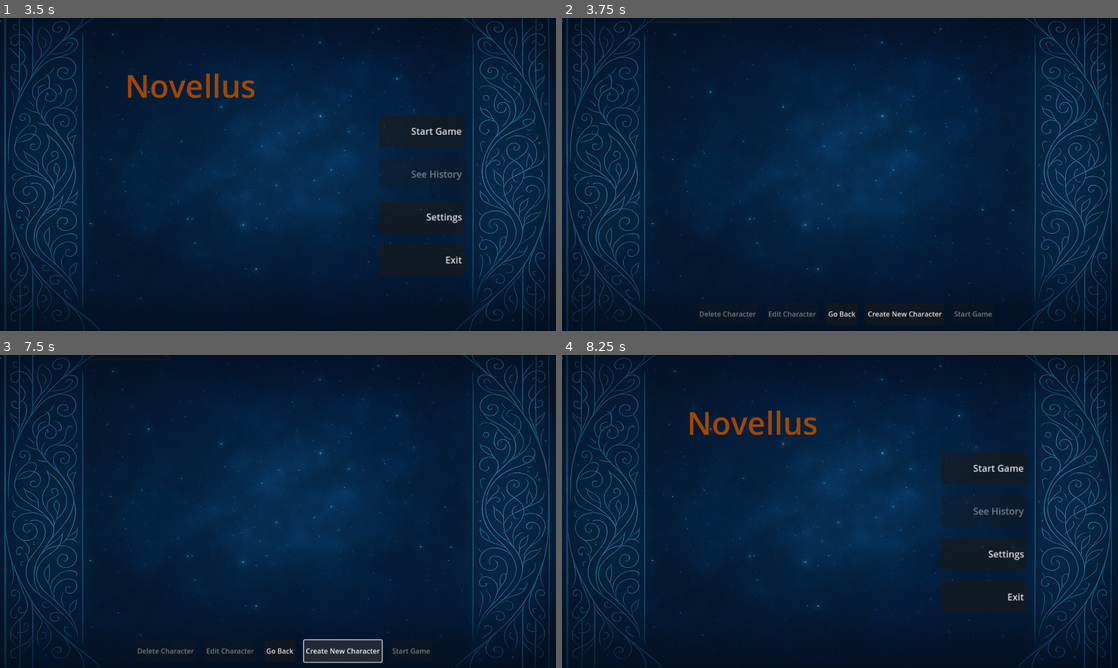
Above: before the commit, frames 1-4 (two rows, left to right).
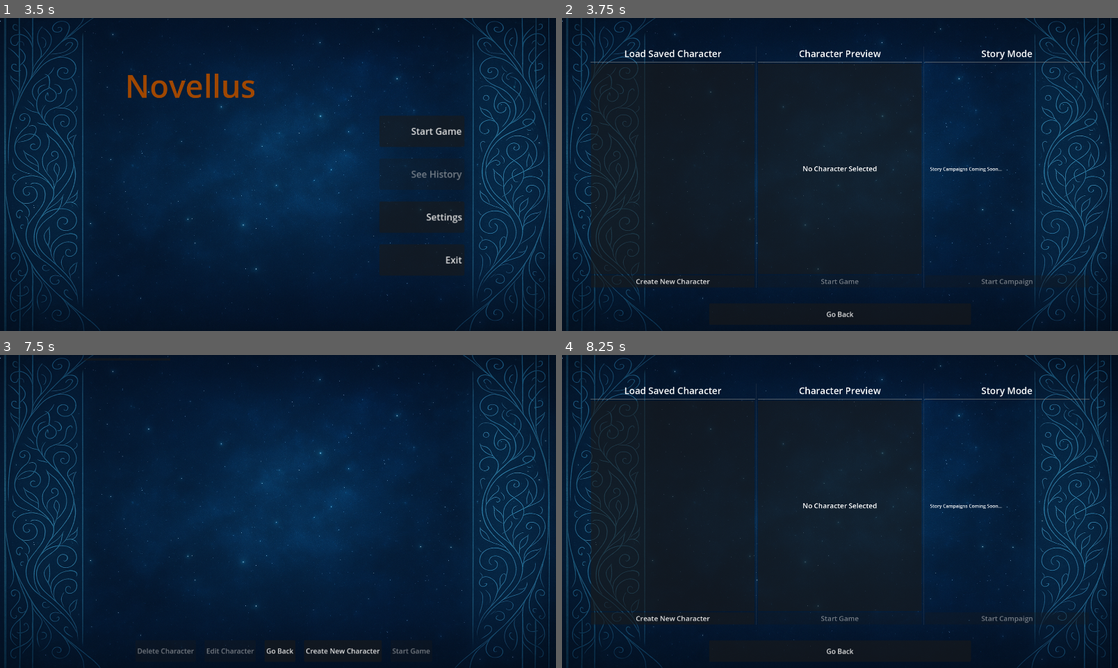
Above: after the commit, the same moments.

Repository: Suraru/Novellus
Game: Godot game, scene res://scenes/mainmenu/MainMenu.tscn
The game is run twice, just before and just after one commit, with the same random seed, the same clock (stepped at 60 frames per second) and the same inputs.
Inputs:
- Up to frame 1 (3.5 s): click "Settings" at 0.5 s; click "Go Back" at 1.25 s; click "Settings" at 2 s; click "Confirm" at 2.75 s
- Up to frame 2 (3.75 s): click "Start Game" at 3.5 s
- Up to frame 3 (7.5 s): click "Go Back" at 4.25 s; click "Settings" at 5 s; click "Confirm" at 5.75 s; click "Start Game" at 6.5 s; click "Create New Character" at 7.25 s
- Up to frame 4 (8.25 s): click "Go Back" at 8 s

Frame 1 is identical in both runs. In frame 2, 17% of the frame differs, in the area x 5-95%, y 1-96%; in frame 3, 0.2%; in frame 4, 19%, in the area x 5-95%, y 10-97%.
Error before the commit: Attempt to call function 'store_string' in base 'null instance' on a null instance. (res://scripts/mainmenu/CharacterCreator.gd:97)

Commit message:
Added save selection

Diff:
--- /dev/null
+++ b/scenes/mainmenu/GameStart.tscn
@@ -0,0 +1,217 @@
+[gd_scene load_steps=3 format=3 uid="uid://1we5jji8o2o7"]
+
+[ext_resource type="Script" uid="uid://6tprynu0p8it" path="res://scripts/mainmenu/GameStart.gd" id="1_sw73k"]
+[ext_resource type="Texture2D" uid="uid://gap08bo5upnl" path="res://assets/background/characterbg.png" id="2_axt7q"]
+
+[node name="GameStart" type="Control"]
+layout_mode = 3
+anchors_preset = 15
+anchor_right = 1.0
+anchor_bottom = 1.0
+grow_horizontal = 2
+grow_vertical = 2
+script = ExtResource("1_sw73k")
+
+[node name="Characterbg" type="Sprite2D" parent="."]
+scale = Vector2(1.25, 1.05469)
+texture = ExtResource("2_axt7q")
+centered = false
+
+[node name="MainContainer" type="HBoxContainer" parent="."]
+layout_mode = 1
+anchors_preset = 15
+anchor_right = 1.0
+anchor_bottom = 1.0
+offset_left = 100.0
+offset_top = 100.0
+offset_right = -100.0
+offset_bottom = -150.0
+grow_horizontal = 2
+grow_vertical = 2
+
+[node name="SaveFilesPanel" type="VBoxContainer" parent="MainContainer"]
+layout_mode = 2
+size_flags_horizontal = 3
+
+[node name="Label" type="Label" parent="MainContainer/SaveFilesPanel"]
+layout_mode = 2
+theme_override_font_sizes/font_size = 32
+text = "Load Saved Character"
+horizontal_alignment = 1
+
+[node name="HSeparator" type="HSeparator" parent="MainContainer/SaveFilesPanel"]
+layout_mode = 2
+
+[node name="SaveFileList" type="ItemList" parent="MainContainer/SaveFilesPanel"]
+layout_mode = 2
+size_flags_vertical = 3
+allow_reselect = true
+max_columns = 0
+same_column_width = true
+
+[node name="NewCharacterButton" type="Button" parent="MainContainer/SaveFilesPanel"]
+layout_mode = 2
+size_flags_horizontal = 3
+theme_override_font_sizes/font_size = 24
+text = "Create New Character"
+
+[node name="VSeparator" type="VSeparator" parent="MainContainer"]
+layout_mode = 2
+
+[node name="CharacterPreviewPanel" type="VBoxContainer" parent="MainContainer"]
+layout_mode = 2
+size_flags_horizontal = 3
+
+[node name="Label" type="Label" parent="MainContainer/CharacterPreviewPanel"]
+layout_mode = 2
+theme_override_font_sizes/font_size = 32
+text = "Character Preview"
+horizontal_alignment = 1
+
+[node name="HSeparator" type="HSeparator" parent="MainContainer/CharacterPreviewPanel"]
+layout_mode = 2
+
+[node name="CharacterInfoPanel" type="PanelContainer" parent="MainContainer/CharacterPreviewPanel"]
+layout_mode = 2
+size_flags_vertical = 3
+
+[node name="VBoxContainer" type="VBoxContainer" parent="MainContainer/CharacterPreviewPanel/CharacterInfoPanel"]
+layout_mode = 2
+
+[node name="NoCharacterLabel" type="Label" parent="MainContainer/CharacterPreviewPanel/CharacterInfoPanel/VBoxContainer"]
+layout_mode = 2
+size_flags_vertical = 6
+theme_override_font_sizes/font_size = 24
+text = "No Character Selected"
+horizontal_alignment = 1
+vertical_alignment = 1
+
+[node name="CharacterPortrait" type="TextureRect" parent="MainContainer/CharacterPreviewPanel/CharacterInfoPanel/VBoxContainer"]
+visible = false
+layout_mode = 2
+size_flags_vertical = 3
+expand_mode = 1
+stretch_mode = 5
+
+[node name="CharacterDetails" type="VBoxContainer" parent="MainContainer/CharacterPreviewPanel/CharacterInfoPanel/VBoxContainer"]
+visible = false
+layout_mode = 2
+size_flags_vertical = 3
+
+[node name="NameLabel" type="Label" parent="MainContainer/CharacterPreviewPanel/CharacterInfoPanel/VBoxContainer/CharacterDetails"]
+layout_mode = 2
+theme_override_font_sizes/font_size = 28
+text = "Character Name"
+horizontal_alignment = 1
+
+[node name="DetailGrid" type="GridContainer" parent="MainContainer/CharacterPreviewPanel/CharacterInfoPanel/VBoxContainer/CharacterDetails"]
+layout_mode = 2
+size_flags_vertical = 3
+columns = 2
+
+[node name="AgeLabel" type="Label" parent="MainContainer/CharacterPreviewPanel/CharacterInfoPanel/VBoxContainer/CharacterDetails/DetailGrid"]
+layout_mode = 2
+size_flags_horizontal = 3
+text = "Age:"
+
+[node name="AgeValue" type="Label" parent="MainContainer/CharacterPreviewPanel/CharacterInfoPanel/VBoxContainer/CharacterDetails/DetailGrid"]
+layout_mode = 2
+size_flags_horizontal = 3
+text = "25"
+
+[node name="RaceLabel" type="Label" parent="MainContainer/CharacterPreviewPanel/CharacterInfoPanel/VBoxContainer/CharacterDetails/DetailGrid"]
+layout_mode = 2
+size_flags_horizontal = 3
+text = "Race:"
+
+[node name="RaceValue" type="Label" parent="MainContainer/CharacterPreviewPanel/CharacterInfoPanel/VBoxContainer/CharacterDetails/DetailGrid"]
+layout_mode = 2
+size_flags_horizontal = 3
+text = "Human"
+
+[node name="GenderLabel" type="Label" parent="MainContainer/CharacterPreviewPanel/CharacterInfoPanel/VBoxContainer/CharacterDetails/DetailGrid"]
+layout_mode = 2
+size_flags_horizontal = 3
+text = "Gender:"
+
+[node name="GenderValue" type="Label" parent="MainContainer/CharacterPreviewPanel/CharacterInfoPanel/VBoxContainer/CharacterDetails/DetailGrid"]
+layout_mode = 2
+size_flags_horizontal = 3
+text = "Male"
+
+[node name="LifestageLabel" type="Label" parent="MainContainer/CharacterPreviewPanel/CharacterInfoPanel/VBoxContainer/CharacterDetails/DetailGrid"]
+layout_mode = 2
+size_flags_horizontal = 3
+text = "Lifestage:"
+
+[node name="LifestageValue" type="Label" parent="MainContainer/CharacterPreviewPanel/CharacterInfoPanel/VBoxContainer/CharacterDetails/DetailGrid"]
+layout_mode = 2
+size_flags_horizontal = 3
+text = "Adult"
+
+[node name="StartButton" type="Button" parent="MainContainer/CharacterPreviewPanel"]
+layout_mode = 2
+size_flags_horizontal = 3
+theme_override_font_sizes/font_size = 24
+disabled = true
+text = "Start Game"
+
+[node name="VSeparator2" type="VSeparator" parent="MainContainer"]
+layout_mode = 2
+
+[node name="StoryModePanel" type="VBoxContainer" parent="MainContainer"]
+layout_mode = 2
+size_flags_horizontal = 3
+
+[node name="Label" type="Label" parent="MainContainer/StoryModePanel"]
+layout_mode = 2
+theme_override_font_sizes/font_size = 32
+text = "Story Mode"
+horizontal_alignment = 1
+
+[node name="HSeparator" type="HSeparator" parent="MainContainer/StoryModePanel"]
+layout_mode = 2
+
+[node name="StoryModeGrid" type="GridContainer" parent="MainContainer/StoryModePanel"]
+layout_mode = 2
+size_flags_vertical = 3
+columns = 2
+
+[node name="StoryModeMessage" type="Label" parent="MainContainer/StoryModePanel/StoryModeGrid"]
+layout_mode = 2
+size_flags_horizontal = 3
+size_flags_vertical = 6
+text = "Story Campaigns Coming Soon..."
+horizontal_alignment = 1
+vertical_alignment = 1
+
+[node name="StoryModeButton" type="Button" parent="MainContainer/StoryModePanel"]
+layout_mode = 2
+size_flags_horizontal = 3
+theme_override_font_sizes/font_size = 24
+disabled = true
+text = "Start Campaign"
+
+[node name="ButtonPanel" type="HBoxContainer" parent="."]
+layout_mode = 1
+anchors_preset = 7
+anchor_left = 0.5
+anchor_top = 1.0
+anchor_right = 0.5
+anchor_bottom = 1.0
+offset_left = -452.0
+offset_top = -94.9999
+offset_right = 151.0
+offset_bottom = -45.0
+grow_horizontal = 2
+grow_vertical = 0
+scale = Vector2(1.5, 1.5)
+theme_override_constants/separation = 20
+alignment = 1
+
+[node name="BackButton" type="Button" parent="ButtonPanel"]
+layout_mode = 2
+size_flags_horizontal = 3
+text = "Go Back"
+icon_alignment = 1
+expand_icon = true
--- a/scenes/mainmenu/CharacterCreator.tscn
+++ b/scenes/mainmenu/charactercreator/CharacterSelection.tscn
@@ -1,9 +1,9 @@
-[gd_scene load_steps=3 format=3 uid="uid://b5jv0whhdbq47"]
+[gd_scene load_steps=3 format=3 uid="uid://b5d7ixu8cu34h"]
 
-[ext_resource type="Script" uid="uid://b3xiod540ys6x" path="res://scripts/mainmenu/CharacterCreator.gd" id="1_7000d"]
+[ext_resource type="Script" uid="uid://ypvveh8hf7au" path="res://scripts/mainmenu/charactercreator/CharacterSelection.gd" id="1_7000d"]
 [ext_resource type="Texture2D" uid="uid://gap08bo5upnl" path="res://assets/background/characterbg.png" id="2_2fgg6"]
 
-[node name="CharacterCreator" type="Control"]
+[node name="CharacterSelection" type="Control"]
 layout_mode = 3
 anchors_preset = 15
 anchor_right = 1.0
--- /dev/null
+++ b/scripts/mainmenu/GameStart.gd
@@ -0,0 +1,117 @@
+extends Control
+
+@onready var save_file_list = $MainContainer/SaveFilesPanel/SaveFileList
+@onready var new_character_button = $MainContainer/SaveFilesPanel/NewCharacterButton
+@onready var no_character_label = $MainContainer/CharacterPreviewPanel/CharacterInfoPanel/VBoxContainer/NoCharacterLabel
+@onready var character_portrait = $MainContainer/CharacterPreviewPanel/CharacterInfoPanel/VBoxContainer/CharacterPortrait
+@onready var character_details = $MainContainer/CharacterPreviewPanel/CharacterInfoPanel/VBoxContainer/CharacterDetails
+@onready var name_label = $MainContainer/CharacterPreviewPanel/CharacterInfoPanel/VBoxContainer/CharacterDetails/NameLabel
+@onready var age_value = $MainContainer/CharacterPreviewPanel/CharacterInfoPanel/VBoxContainer/CharacterDetails/DetailGrid/AgeValue
+@onready var race_value = $MainContainer/CharacterPreviewPanel/CharacterInfoPanel/VBoxContainer/CharacterDetails/DetailGrid/RaceValue
+@onready var gender_value = $MainContainer/CharacterPreviewPanel/CharacterInfoPanel/VBoxContainer/CharacterDetails/DetailGrid/GenderValue
+@onready var lifestage_value = $MainContainer/CharacterPreviewPanel/CharacterInfoPanel/VBoxContainer/CharacterDetails/DetailGrid/LifestageValue
+@onready var start_button = $MainContainer/CharacterPreviewPanel/StartButton
+@onready var back_button = $ButtonPanel/BackButton
+
+var characters = []
+var selected_file_path := ""
+const GlobalFormulas = preload("res://scripts/global_formulas.gd")
+
+func _ready():
+	# Connect signals
+	save_file_list.item_selected.connect(_on_character_selected)
+	new_character_button.pressed.connect(_on_new_character_pressed)
+	start_button.pressed.connect(_on_start_pressed)
+	back_button.pressed.connect(_on_back_pressed)
+
+	# Load character save files
+	_load_saved_characters()
+
+func _load_saved_characters():
+	save_file_list.clear()
+	characters.clear()
+	selected_file_path = ""
+	start_button.disabled = true
+
+	var dir = DirAccess.open("res://characters")
+	if dir:
+		dir.list_dir_begin()
+		var file_name = dir.get_next()
+		var found = false
+		while file_name != "":
+			if file_name.ends_with(".json"):
+				var file = FileAccess.open("res://characters/" + file_name, FileAccess.READ)
+				if file:
+					var json_text = file.get_as_text()
+					var json = JSON.parse_string(json_text)
+					if typeof(json) == TYPE_DICTIONARY:
+						found = true
+						characters.append({
+							"data": json,
+							"file": "res://characters/" + file_name
+						})
+						var label = "%s | Age: %s | Race: %s" % [
+							json.get("fullname", "Unknown"),
+							str(json.get("age", "??")),
+							json.get("race", "Unknown")
+						]
+						save_file_list.add_item(label)
+			file_name = dir.get_next()
+		dir.list_dir_end()
+
+		if not found:
+			save_file_list.add_item("No saved characters found.")
+			save_file_list.select(0)
+			save_file_list.set_item_disabled(0, true)
+
+func _on_character_selected(index):
+	if index < 0 or index >= characters.size():
+		no_character_label.visible = true
+		character_portrait.visible = false
+		character_details.visible = false
+		start_button.disabled = true
+		selected_file_path = ""
+		return
+
+	selected_file_path = characters[index]["file"]
+	var character_data = characters[index]["data"]
+
+	# Update character preview
+	no_character_label.visible = false
+	character_details.visible = true
+
+	# Show portrait if available
+	if character_data.has("portrait_path") and FileAccess.file_exists(character_data["portrait_path"]):
+		character_portrait.texture = load(character_data["portrait_path"])
+		character_portrait.visible = true
+	else:
+		character_portrait.visible = false
+
+	# Update character details
+	name_label.text = character_data.get("fullname", "Unknown")
+	age_value.text = str(character_data.get("age", "??"))
+	race_value.text = character_data.get("race", "Unknown")
+	gender_value.text = character_data.get("gender", "Unknown")
+
+	# Calculate lifestage
+	var race = character_data.get("race", "Human")
+	var age = int(character_data.get("age", 25))
+	var lifestage = GlobalFormulas.get_lifestage(race, age)
+	lifestage_value.text = lifestage
+
+	# Enable start button
+	start_button.disabled = false
+	GlobalState.current_character_path = selected_file_path
+
+func _on_new_character_pressed():
+	get_tree().change_scene_to_file("res://scenes/mainmenu/charactercreator/CharacterSelection.tscn")
+
+func _on_start_pressed():
+	if selected_file_path != "":
+		# Load the sandbox world or game scene here
+		# For now, just print a message
+		print("Starting game with character: " + selected_file_path)
+		get_tree().change_scene_to_file("res://scenes/SandboxWorld.tscn")
+
+func _on_back_pressed():
+	get_tree().change_scene_to_file("res://scenes/mainmenu/MainMenu.tscn")
--- a/scripts/mainmenu/MainMenu.gd
+++ b/scripts/mainmenu/MainMenu.gd
@@ -12,13 +12,13 @@
 	exit_button.pressed.connect(on_exit_pressed)
 
 func on_start_pressed():
-	get_tree().change_scene_to_file("res://scenes/MainMenu/CharacterCreator.tscn")
+	get_tree().change_scene_to_file("res://scenes/mainmenu/GameStart.tscn")
 
 func on_history_pressed():
-	get_tree().change_scene_to_file("res://scenes/MainMenu/History.tscn")
+	get_tree().change_scene_to_file("res://scenes/mainmenu/History.tscn")
 
 func on_settings_pressed():
-	get_tree().change_scene_to_file("res://scenes/MainMenu/Settings.tscn")
+	get_tree().change_scene_to_file("res://scenes/mainmenu/Settings.tscn")
 
 func on_exit_pressed():
 	get_tree().quit()
--- a/scripts/mainmenu/CharacterCreator.gd
+++ b/scripts/mainmenu/charactercreator/CharacterSelection.gd
@@ -8,6 +8,7 @@
 @onready var back = $HBoxContainer/RightPanel/SpritePreview/Back
 @onready var left = $HBoxContainer/RightPanel/SpritePreview/Left
 @onready var right = $HBoxContainer/RightPanel/SpritePreview/Right
+@onready var start_button = $ButtonPanel/StartButton
 
 var characters = []
 var selected_file_path := ""
@@ -18,6 +19,7 @@
 	delete_button.pressed.connect(_on_delete_pressed)
 	$ButtonPanel/CreateButton.pressed.connect(_on_create_pressed)
 	$ButtonPanel/BackButton.pressed.connect(_on_back_pressed)
+	start_button.pressed.connect(_on_start_pressed)
 	_load_characters()
 
 func _load_characters():
@@ -26,6 +28,7 @@
 	selected_file_path = ""
 	delete_button.disabled = true
 	edit_button.disabled = true
+	start_button.disabled = true
 
 	var dir = DirAccess.open("res://characters")
 	if dir:
@@ -64,9 +67,12 @@
 		selected_file_path = characters[index]["file"]
 		edit_button.disabled = false
 		delete_button.disabled = false
+		start_button.disabled = false
+		GlobalState.current_character_path = selected_file_path
 	else:
 		edit_button.disabled = true
 		delete_button.disabled = true
+		start_button.disabled = true
 	# Load portrait/sprites here later
 
 func _on_edit_pressed():
@@ -89,7 +95,6 @@
 		"fullname": "New Character",
 		"gender": "Male",
 		"location":"The Void",
-
 		"status":"Alive",
 	}
 	var filename = "res://characters/character_%d.json" % Time.get_unix_time_from_system()
@@ -102,4 +107,9 @@
 	get_tree().change_scene_to_file("res://scenes/mainmenu/charactercreator/RaceSelection.tscn")
 
 func _on_back_pressed():
-	get_tree().change_scene_to_file("res://scenes/MainMenu/MainMenu.tscn")
+	get_tree().change_scene_to_file("res://scenes/mainmenu/GameStart.tscn")
+
+func _on_start_pressed():
+	if selected_file_path != "":
+		print("Starting game with character: " + selected_file_path)
+		get_tree().change_scene_to_file("res://scenes/SandboxWorld.tscn")
--- a/scripts/mainmenu/charactercreator/race_selection.gd
+++ b/scripts/mainmenu/charactercreator/race_selection.gd
@@ -87,4 +87,4 @@
 			dir.remove(file_path)
 			print("Character file deleted: " + file_path)
 			GlobalState.current_character_path = ""
-	get_tree().change_scene_to_file("res://scenes/mainmenu/CharacterCreator.tscn")
+	get_tree().change_scene_to_file("res://scenes/mainmenu/charactercreator/CharacterSelection.tscn")
Not shown, removed: scripts/mainmenu/CharacterCreator.gd.uid
Not shown, added: scripts/mainmenu/GameStart.gd.uid
Not shown, added: scripts/mainmenu/charactercreator/CharacterSelection.gd.uid
